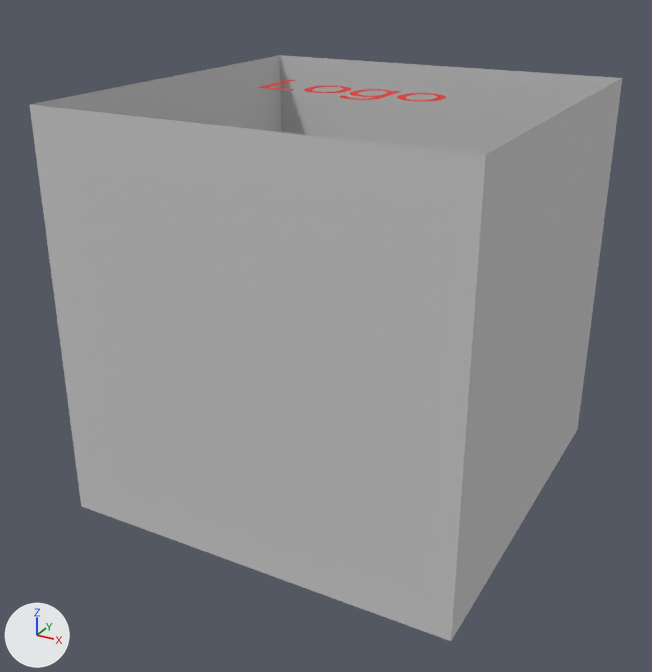
What one commit did to the FBX model Assets/ArtWork/3DModels/Rooms/Navigation/NavigationRoom.fbx.
Both versions are drawn from a 50 mm camera at (4.86, -9.46, 6.58) aimed at (-0.11, -0.41, 2.06). Lighting does not change. The marker at lower left points along +X, +Y and +Z. Where no turn or scale is listed for an object, it has been applied to the vertices.

In view in the first picture: 'NavigationRoom'.
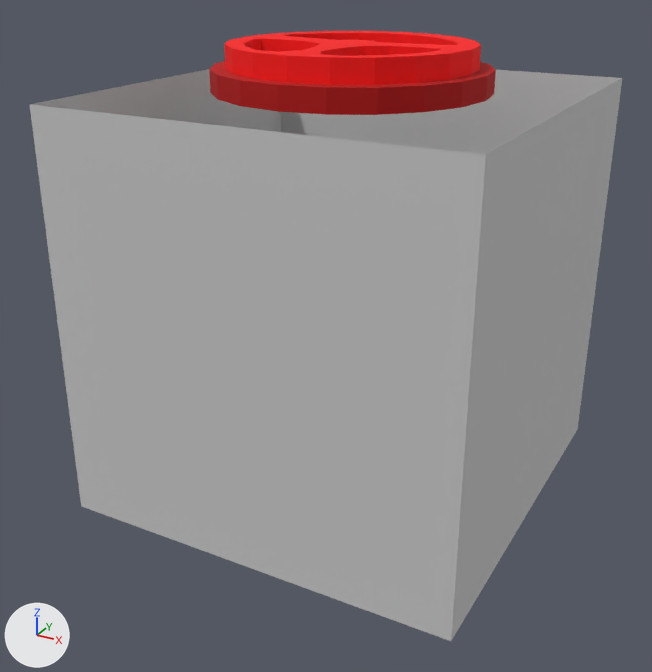
Boxes [x1, y1, x2, y2] around the edits, measured in the pictures (652 x 672 px):
'NavigationRoom', reshaped: before [29, 55, 622, 641]; after [29, 31, 622, 641]
part 1 of me_mesh, deleted: before [339, 89, 402, 100]
part 2 of me_mesh, deleted: before [397, 93, 446, 102]
part 3 of me_mesh, deleted: before [257, 80, 295, 90]
part 4 of me_mesh, built on: before [304, 86, 351, 93]; after [209, 31, 496, 115]

Edits to the bpy script that builds the scene:
```text
Add mat_material__27:
    mat_material__27 = principled_material('Material #27')
    mat_material__27.base_color = (0.471, 0.0, 0.0)  # red #b70000
    mat_material__27.roughness = 0.859
Add mat_material__28:
    mat_material__28 = principled_material('Material #28')
    mat_material__28.base_color = (1.0, 0.0, 0.0)  # red #ff0000
    mat_material__28.roughness = 0.859
Change me_mesh:
    used by ob_navigationroom; location = (0.0, 0.0, 0.0)
    remove me_mesh.from_pydata(...)  # 951 vertices, 1395 faces; spans x -2.5..2.5, y -2.5..2.5, z 0.0..5.0
    add me_mesh.from_pydata(...)  # 704 vertices, 1304 faces; spans x -2.5..2.5, y -2.5..2.5, z 0.0..5.52
    me_mesh part 1: the loose piece of 179 vertices spanning x 0.01..0.5, y -0.49..0.29, z 4.98 is deleted
    me_mesh part 2: the loose piece of 119 vertices spanning x 0.61..1.12, y -0.28..0.29, z 4.98 is deleted
    me_mesh part 3: the loose piece of 6 vertices spanning x -1.12..-0.65, y -0.27..0.49, z 4.98 is deleted
    me_mesh part 4
    118 vertices are removed from x -0.57..-0.06, y -0.28..0.29, z 4.98
    119 faces are deleted
    1 vertex moves from x -0.47, y -0.05, z 4.98 to x -1.36, y -0.45, z 5.26
    87 vertices are added at x -1.61..1.61, y -1.61..1.61, z 5.0..5.26
    88 new vertices lie (0.0, 0.0, 0.26) away from vertices in x -1.61..1.61, y -1.61..1.61, z 4.98..5.26
    208 new faces join them, mat_material__28 (red #ff0000)
    122 new faces join them, mat_material__27 (red #b60000)
    remove me_mesh.materials.append(mat_red)  # red #e62626
    add me_mesh.materials.append(mat_material__28)  # red #ff0000
    add me_mesh.materials.append(mat_material__27)  # red #b70000
```
